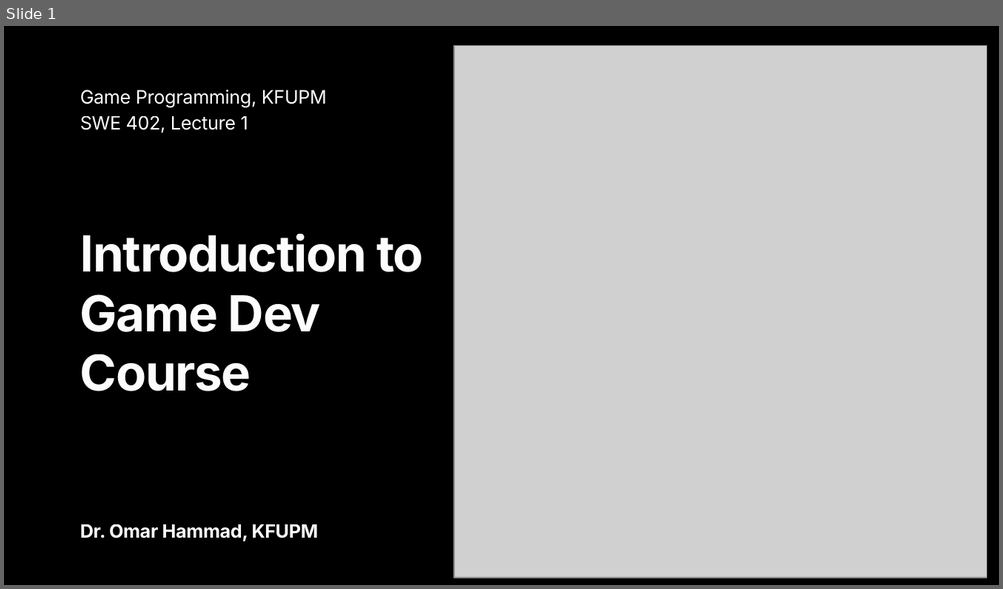
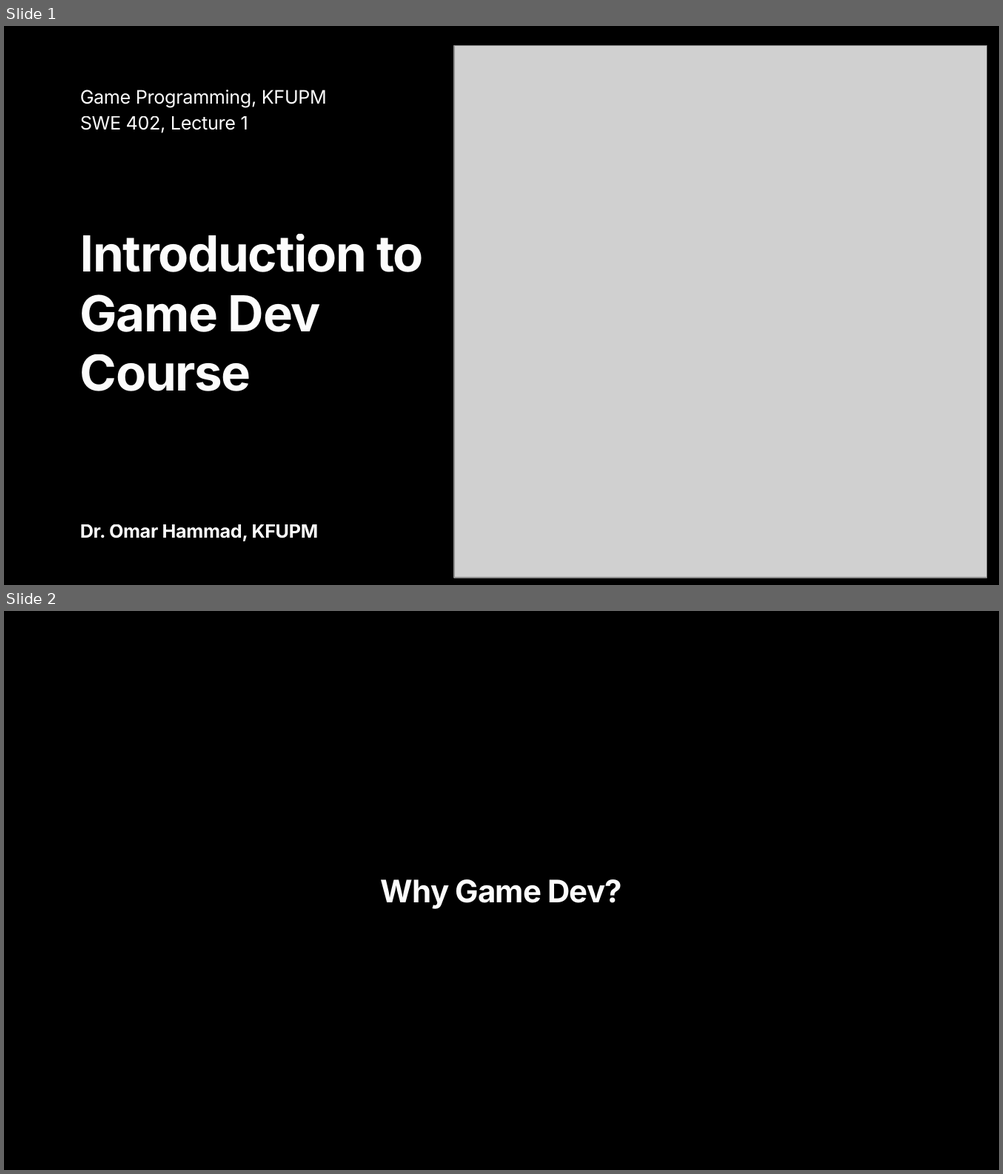
Before and after one commit to gamedevkfupm/swe402, a slide deck: course slides/ppt/Lec 1_ Introduction.pptx. Shown one above the other, each under a label of ours: slide 1 before the commit, slides 1 and 2 after it. The pictures are 1003x589 and 1003x1174 pixels, drawn with LibreOffice and Linux fonts; fonts in the diff are those of the drawing; grey boxes stand for pictures. Boxes give left, top, right and bottom in pixels: in the first picture for what was removed or moved away, otherwise in the second. Text is boxed around its words. In the diff, an @@ line names an element or a change of style, - is before the commit and + after.

```diff
--- a/course slides/ppt/Lec 1_ Introduction.pptx
+++ b/course slides/ppt/Lec 1_ Introduction.pptx
@@ slide 2 added at (4, 611, 999, 1170), background #000000 @@
@@ text added at (381, 880, 622, 909), 22.5 pt, text #FFFFFF, bold @@
+Why Game Dev?
```
Also in this commit, not shown: 2 slides changed, 1 other slide added.
